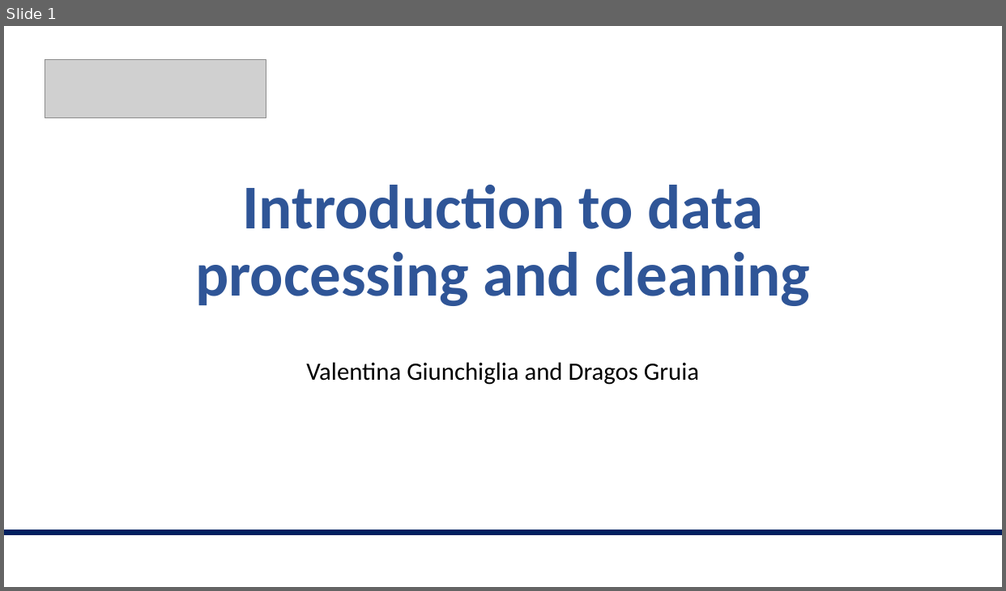
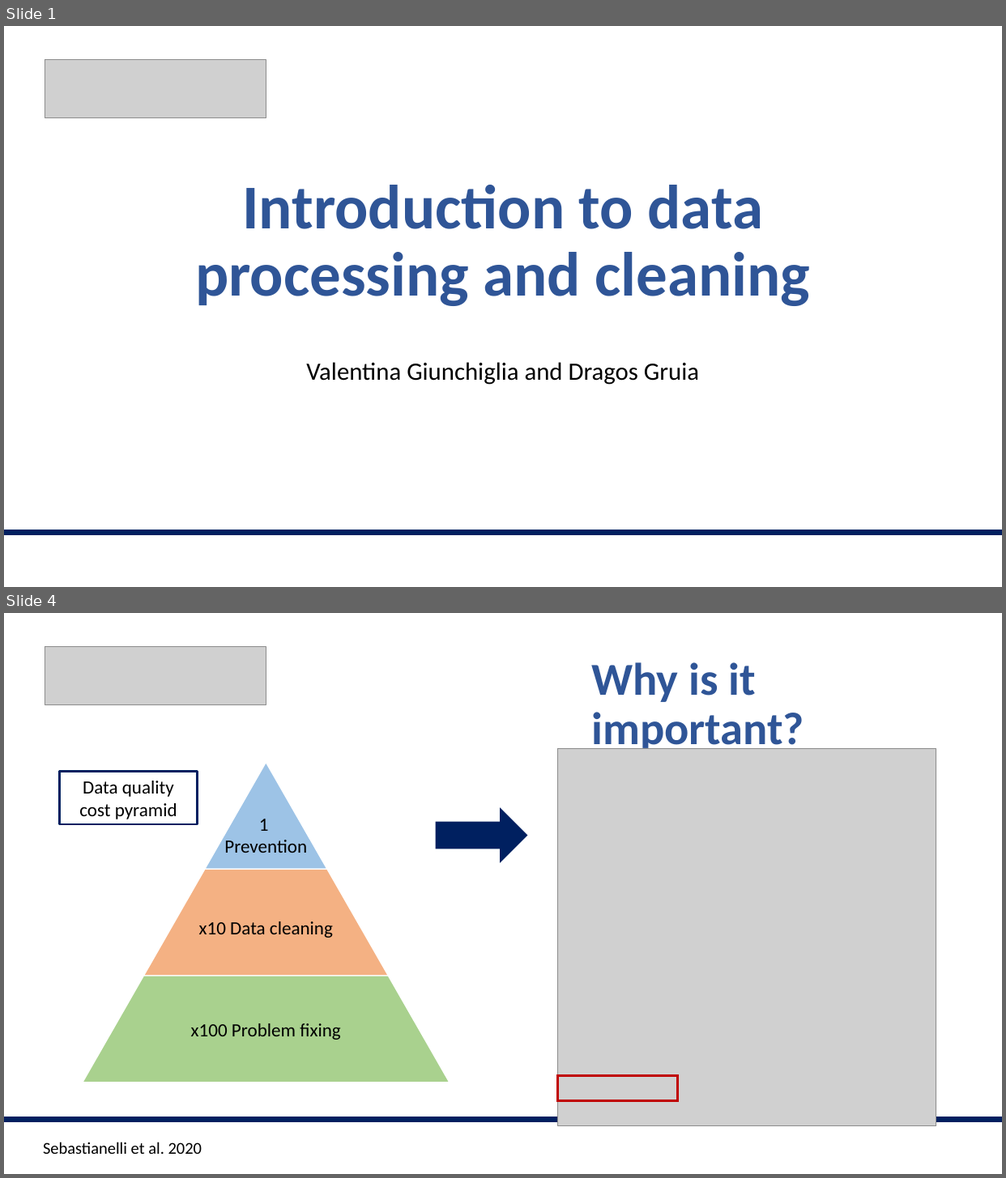
Before and after one commit to valegiunchiglia/2022-Module3-ImperialCollege, a slide deck: Day2/Day2.pptx. Shown one above the other, each under a label of ours: slide 1 before the commit, slides 1 and 4 after it; the slides between them are not shown. The pictures are 1006x591 and 1006x1178 pixels, drawn with LibreOffice and Linux fonts; fonts in the diff are those of the drawing; grey boxes stand for pictures. Boxes give left, top, right and bottom in pixels: in the first picture for what was removed or moved away, otherwise in the second. Text is boxed around its words. In the diff, an @@ line names an element or a change of style, - is before the commit and + after.

```diff
--- a/Day2/Day2.pptx
+++ b/Day2/Day2.pptx
@@ slide 4 added at [4, 613, 1002, 1174], background #FFFFFF @@
@@ picture added at [45, 647, 266, 705] @@
@@ text added at [591, 662, 804, 755], 44 pt, text #2F5597, bold @@
+Why is it important?
@@ picture added at [558, 748, 936, 1127] @@
@@ rectangle added at [59, 772, 197, 825], outline #002060 2.25 pt, 18 pt, text #000000 @@
+Data quality cost pyramid
@@ freeform shape added at [205, 763, 326, 870], fill #9DC3E6, outline #FFFFFF 1 pt @@
@@ text added at [224, 819, 307, 853], 18 pt, text #000000 @@
+1
+Prevention
@@ right arrow added at [436, 809, 526, 862], fill #002060, outline #002060 1 pt @@
@@ freeform shape added at [144, 869, 389, 976], fill #F4B183, outline #FFFFFF 1 pt @@
@@ text added at [199, 922, 333, 938], 18 pt, text #000000 @@
+x10 Data cleaning
@@ freeform shape added at [83, 976, 450, 1083], fill #A9D18E, outline #FFFFFF 1 pt @@
@@ text added at [191, 1024, 340, 1040], 18 pt, text #000000 @@
+x100 Problem fixing
@@ rectangle added at [558, 1076, 678, 1102], outline #C00000 2.25 pt @@
@@ line added from (4, 1120) to (1002, 1120), #002060 6 pt @@
@@ text added at [43, 1142, 202, 1154], 16 pt, text #000000 @@
+Sebastianelli et al. 2020
```
Also in this commit, not shown: 3 slides changed, 1 other slide added.
